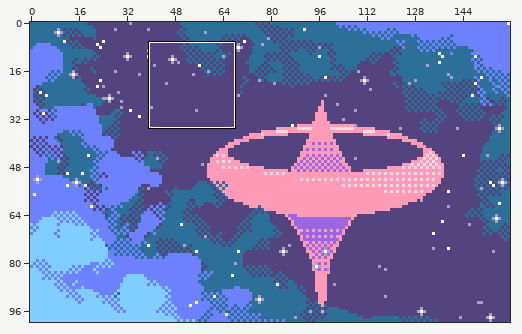
Two states of a pixel-art file, Assets/Art/GUI/Title Screen.aseprite. The picture above shows the old version from afar; the outline marks the close-up.
Close-up. Before:
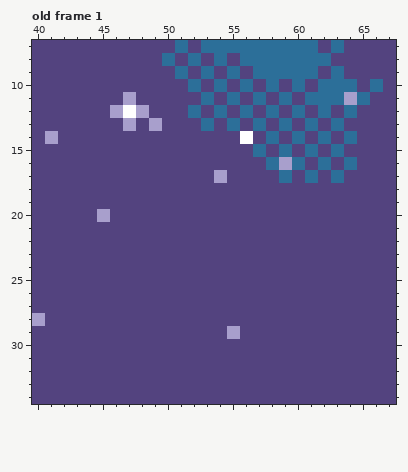
160x100 pixels, 1 frame. Shown: old frame 1: x 40..67, y 7..34. The commit also changed other frames or places, which this record leaves out.
After the commit:
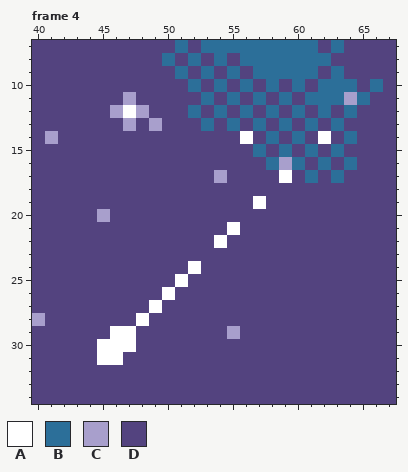
Palette (. is transparent): A #ffffff  B #2c6f99  C #a89fcc  D #53437f
A new or re-ordered frame is compared with the old frame closest to it.
Difference:
{"change": "frames 1 -> 58"}
{"change": "layer \"comet\" added"}
{"where": "frame 4 is new; against old frame 1, layer \"comet\""}
{"frame":4,"y":14,"x":62,"old":"B","new":"A"}
{"frame":4,"y":17,"x":59,"old":"B","new":"A"}
{"frame":4,"y":19,"x":57,"old":"D","new":"A"}
{"frame":4,"y":21,"x":55,"old":"D","new":"A"}
{"frame":4,"y":22,"x":54,"old":"D","new":"A"}
{"frame":4,"y":24,"x":52,"old":"D","new":"A"}
{"frame":4,"y":25,"x":51,"old":"D","new":"A"}
{"frame":4,"y":26,"x":50,"old":"D","new":"A"}
{"frame":4,"y":27,"x":49,"old":"D","new":"A"}
{"frame":4,"y":28,"x":48,"old":"D","new":"A"}
{"frame":4,"y":29,"x":46,"old":"DD","new":"AA"}
{"frame":4,"y":30,"x":45,"old":"DDD","new":"AAA"}
{"frame":4,"y":31,"x":45,"old":"DD","new":"AA"}
